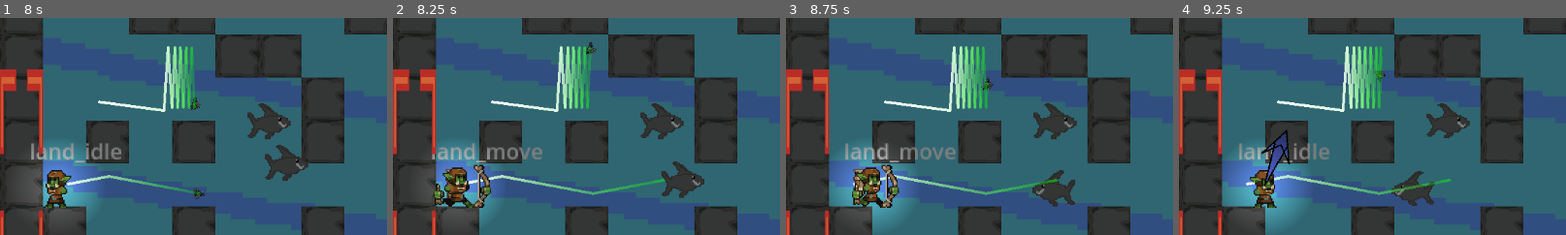
Above: before the commit, frames 1-4 (left to right).
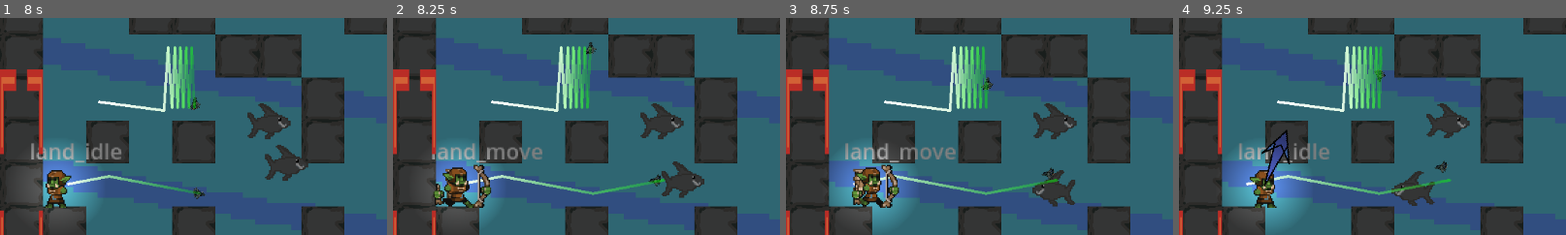
Above: after the commit, the same moments.

Repository: LuBolin/CaveDiver
Game: Godot game, scene res://levels/sandbox.tscn
The game is run twice, just before and just after one commit, with the same random seed, the same clock (stepped at 60 frames per second) and the same inputs.
Inputs (mouse positions are % of the whole screen's width and height, from its top left):
- Up to frame 1 (8 s): tap Enter at 0.5 s; drag from (3, 74) to (50, 61) at 0.52 s; drag from (30, 55) to (50, 61) at 1.27 s; move the mouse to (60, 28) at 2.02 s; hold A (move_left) 2.03-2.75 s; tap 3 at 2.1, 6.6 s; drag from (45, 70) to (3, 12) at 2.77 s; move the mouse to (80, 65) at 3.52 s; hold D (move_right) 3.53-4.25 s; tap 2 at 3.6 s; tap Space (jump) at 3.77, 6.77 s; tap Escape at 4.15 s; drag from (20, 35) to (37, 76) at 4.27 s; move the mouse to (55, 50) at 5.02 s; hold D (move_right) 5.03-5.75 s; tap 1 at 5.1 s; click (55, 50) at 5.17 s; drag from (35, 25) to (35, 61) at 5.77 s; move the mouse to (72, 45) at 6.52 s; hold A (move_left) 6.53-7.25 s; drag from (30, 55) to (50, 61) at 7.27 s
- Up to frame 2 (8.25 s): move the mouse to (60, 28) at 8.02 s; hold D (move_right) from 8.03 s (still down); tap 2 at 8.1 s
- Up to frame 3 (8.75 s): keep holding D (move_right)
- Up to frame 4 (9.25 s): release D (move_right) at 8.75 s; drag from (45, 70) to (20, 35) at 8.77 s
The pictures show only the part of the screen within x 0-50%, y 36-86%; the shares and areas given below are measured in that part.

Frame 1 is identical in both runs. In frame 2, less than 0.1% of the frame differs, in the area x 65-70%, y 71-78%; in frame 3, less than 0.1%; in frame 4, 0.1%, in the area x 65-70%, y 65-72%.
Error in both runs: Cannot call method 'overlaps_area' on a null value. (res://objects/player/Player.gd:38)

Commit message:
cleaned up some code and added the functions

Diff:
--- a/objects/fish/FishTypes/FishType.gd
+++ b/objects/fish/FishTypes/FishType.gd
@@ -12,13 +12,14 @@
 var fish_trail : FishTrail
 var die : Callable
 
-func initialise(f : Fish, sp: FishSprite, f_trail : FishTrail, direction : Vector2, d : Callable) -> void:
+func initialise(f : Fish, sp: FishSprite, f_trail : FishTrail, d : Callable) -> int:
 	fish = f
 	sprite = sp
 	fish_trail = f_trail
 	fish.scale = Vector2(size, size)
 	die = d
-	fish.move_install(move_function, collision_function, direction.normalized() * speed)
+	fish.move_install(move_function, collision_function)
+	return speed
 
 ## FishType variant variables and functions
 ## Use _init to initialise these variables
--- a/objects/fish/fish-scripts/Fish.gd
+++ b/objects/fish/fish-scripts/Fish.gd
@@ -11,46 +11,65 @@
 @export var fish_trail : FishTrail
 @onready var oxygen_light: PointLight2D = $OxygenLight
 
+var waters_area
+
 var live : bool
+var speed : int
 
 func _ready():
-	live = true
+	speed = fish_type.initialise(self, sprite, fish_trail, die)
+	var root_node = get_tree().root.get_child(0)
+	waters_area = root_node.get_node(^'World/Water_Area')
 
 func _process(delta):
 	update(delta)
 
 ## Spawner should call launch(direction) when instantiating
 func launch(direction : Vector2) -> void:
-	fish_type.initialise(self, sprite, fish_trail, direction, die)
+	live = true
 	sprite.set_texture(fish_texture)
+	velocity = direction.normalized() * speed
 
 func update(delta):
+	move(delta)
 	if (live):
-		move(delta)
 		sprite.update(get_velocity().angle())
 		fish_trail.update(delta)
+	#if (Input.is_key_pressed(KEY_ESCAPE)):
+	#	pick_up()
+
+func in_water():
+	var in_water = waters_area.overlaps_body(self)
+	return in_water
 
 func die() -> void:
 	live = false
-	var trail : FishTrail = find_child("Trail")
-	trail.die()
-	trail.reparent(get_parent())
+	fish_trail.die()
+	movement_function = dead_move
+
+func pick_up():
+	destroy()
+
+func destroy():
+	die()
 	queue_free()
 
 var movement_function : Callable
 var collision_function : Callable
 
-func move_install(mf : Callable, cf : Callable, initial_velocity : Vector2):
+func move_install(mf : Callable, cf : Callable):
 	movement_function = mf
 	collision_function = cf
-	velocity = initial_velocity
 
 func move(delta) -> void:
-	var v : Vector2 = movement_function.call(velocity, delta)
+	var v = movement_function.call(velocity, delta)
 	var collision : KinematicCollision2D = move_and_collide(v * delta)
-	if (collision):
+	if (collision and live):
 		collision_function.call(collision)
 
 ## Generic bounce function bc I couldn't think of another way to implement
 func bounce(kmbd : KinematicCollision2D):
 	velocity = velocity.bounce(kmbd.get_normal())
+
+func dead_move(velocity : Vector2, delta) -> Vector2:
+	return Vector2(0, -20)
--- /dev/null
+++ b/objects/fish/testfish.tscn
@@ -0,0 +1,10 @@
+[gd_scene load_steps=2 format=3 uid="uid://bkrfh0p73xkn4"]
+
+[sub_resource type="CircleShape2D" id="CircleShape2D_iq6rn"]
+
+[node name="Testfish" type="CharacterBody2D"]
+
+[node name="Sprite2D" type="Sprite2D" parent="."]
+
+[node name="CollisionShape2D" type="CollisionShape2D" parent="."]
+shape = SubResource("CircleShape2D_iq6rn")
